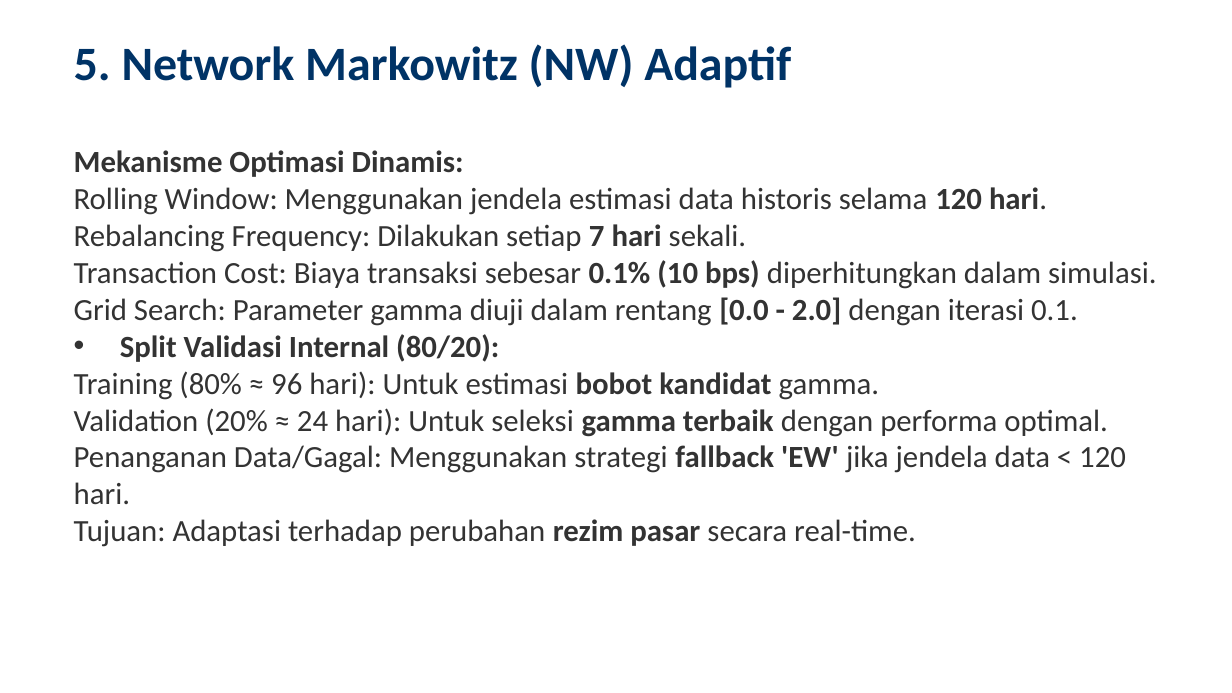
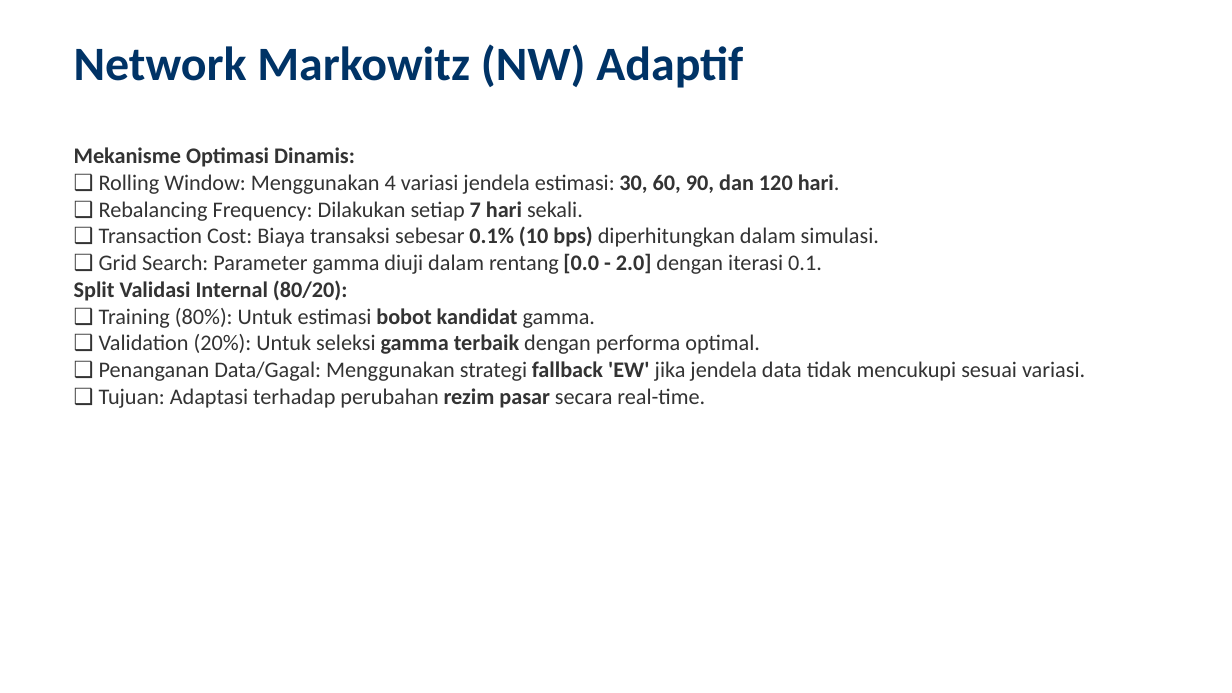
Before and after one commit to ragilrojo/RepoThesis, a slide deck: slide 13 of Presentasi_Proposal_Update.pptx. Drawn at 1232x693 pixels with LibreOffice and Linux fonts; fonts in the diff are those of the drawing. Boxes give left, top, right and bottom in pixels: in the first picture for what was removed or moved away, otherwise in the second. Text is boxed around its words. In the diff, an @@ line names an element or a change of style, - is before the commit and + after.

Commit message:
update: refine portfolio strategies categorization in PPT sync with notebook analysis

```diff
--- a/Presentasi_Proposal_Update.pptx
+++ b/Presentasi_Proposal_Update.pptx
@@ text at <box>74,44,743,88</box>: text changed @@
-5. Network Markowitz (NW) Adaptif
+Network Markowitz (NW) Adaptif
@@ text at <box>74,147,355,301</box>: size 18 to 13 pt in "Mekanisme Optimasi Dinamis:", "Split Validasi Internal (80/20):"; bullet • to none @@
@@ text at <box>99,174,879,274</box>: text changed; size 18 to 13 pt @@
-• Rolling Window: Menggunakan jendela estimasi data historis selama 120 hari.
-• Rebalancing Frequency: Dilakukan setiap 7 hari sekali.
-• Transaction Cost: Biaya transaksi sebesar 0.1% (10 bps) diperhitungkan dalam simulasi.
-• Grid Search: Parameter gamma diuji dalam rentang [0.0 - 2.0] dengan iterasi 0.1.
+❑ Rolling Window: Menggunakan 4 variasi jendela estimasi: 30, 60, 90, dan 120 hari.
+❑ Rebalancing Frequency: Dilakukan setiap 7 hari sekali.
+❑ Transaction Cost: Biaya transaksi sebesar 0.1% (10 bps) diperhitungkan dalam simulasi.
+❑ Grid Search: Parameter gamma diuji dalam rentang [0.0 - 2.0] dengan iterasi 0.1.
@@ text at <box>99,308,1085,408</box>: text changed; size 18 to 13 pt @@
-• Training (80% ≈ 96 hari): Untuk estimasi bobot kandidat gamma.
-• Validation (20% ≈ 24 hari): Untuk seleksi gamma terbaik dengan performa optimal.
-• Penanganan Data/Gagal: Menggunakan strategi fallback 'EW' jika jendela data < 120 hari.
-• Tujuan: Adaptasi terhadap perubahan rezim pasar secara real-time.
+❑ Training (80%): Untuk estimasi bobot kandidat gamma.
+❑ Validation (20%): Untuk seleksi gamma terbaik dengan performa optimal.
+❑ Penanganan Data/Gagal: Menggunakan strategi fallback 'EW' jika jendela data tidak mencukupi sesuai variasi.
+❑ Tujuan: Adaptasi terhadap perubahan rezim pasar secara real-time.
```
Also in this commit, not shown: 3 other slides changed, 3 other files.
